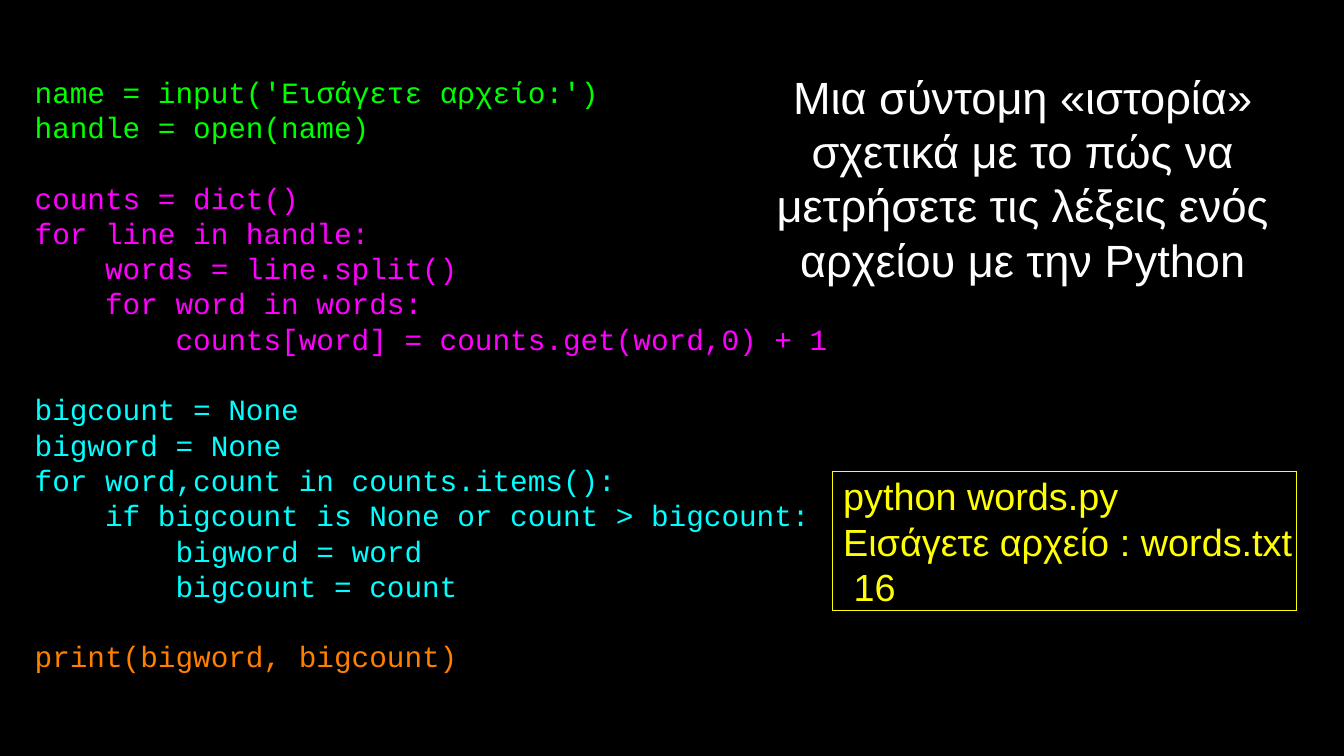
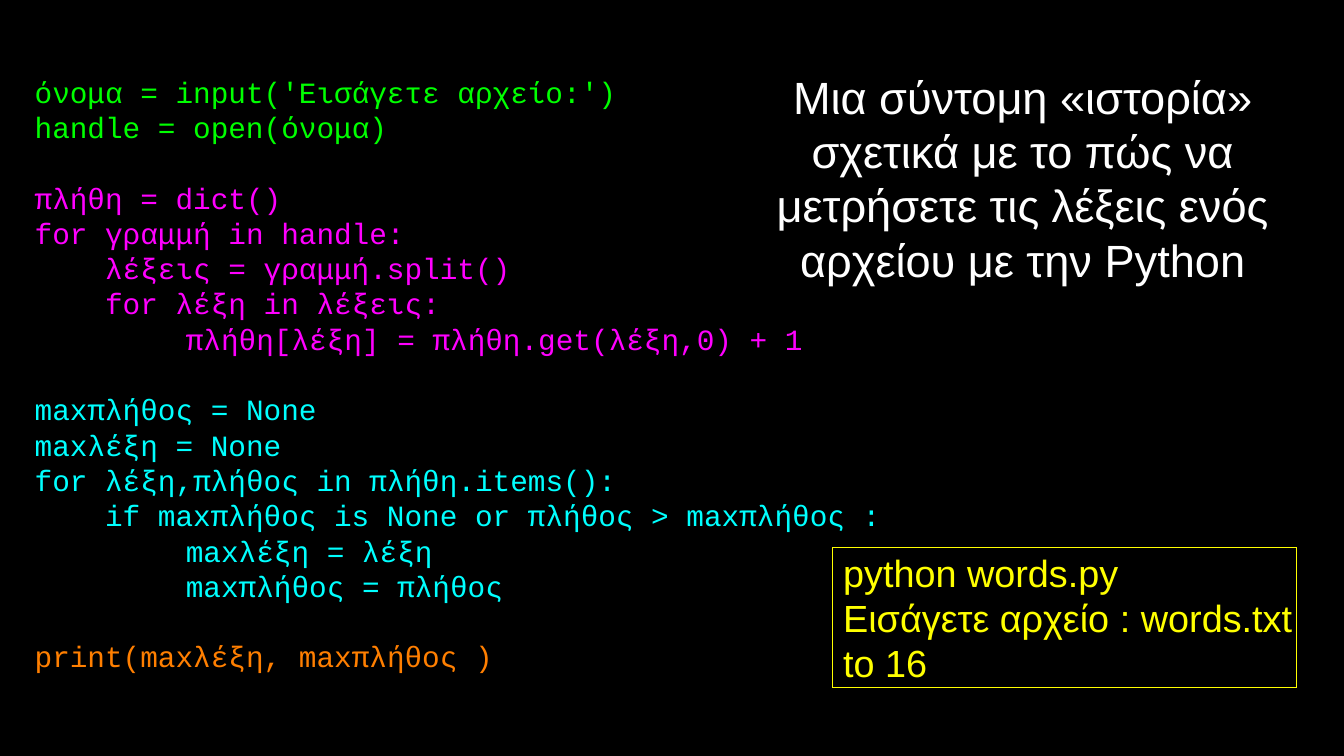
Before and after one commit to csev/py4e, a slide deck: slide 32 of lectures3/gr/Pythonlearn-01-Intro.pptx. Drawn at 1344x756 pixels with LibreOffice and Linux fonts; fonts in the diff are those of the drawing. Boxes give left, top, right and bottom in pixels: in the first picture for what was removed or moved away, otherwise in the second. Text is boxed around its words. In the diff, an @@ line names an element or a change of style, - is before the commit and + after.

```diff
--- a/lectures3/gr/Pythonlearn-01-Intro.pptx
+++ b/lectures3/gr/Pythonlearn-01-Intro.pptx
@@ text at (35,82,845,673): text changed @@
-name = input('Εισάγετε αρχείο:')
-handle = open(name)
-counts = dict()
-for line in handle:
-words = line.split()
-for word in words:
-counts[word] = counts.get(word,0) + 1
-bigcount = None
-bigword = None
-for word,count in counts.items():
-if bigcount is None or count > bigcount:
-bigword = word
-bigcount = count
-print(bigword, bigcount)
+όνομα = input('Εισάγετε αρχείο:')
+handle = open(όνομα)
+πλήθη = dict()
+for γραμμή in handle:
+λέξεις = γραμμή.split()
+for λέξη in λέξεις:
+πλήθη[λέξη] = πλήθη.get(λέξη,0) + 1
+maxπλήθος = None
+maxλέξη = None
+for λέξη,πλήθος in πλήθη.items():
+if maxπλήθος is None or πλήθος > maxπλήθος :
+maxλέξη = λέξη
+maxπλήθος = πλήθος
+print(maxλέξη, maxπλήθος )
@@ rectangle "python words.py": place and size @@
-rectangle "python words.py" at (832,471,1296,611)
+rectangle "python words.py" at (832,547,1296,687)
@@ text in rectangle at (843,650,927,678): text changed @@
-16
+to 16
```
Also in this commit, not shown: 6 other slides changed, 9 other files.
